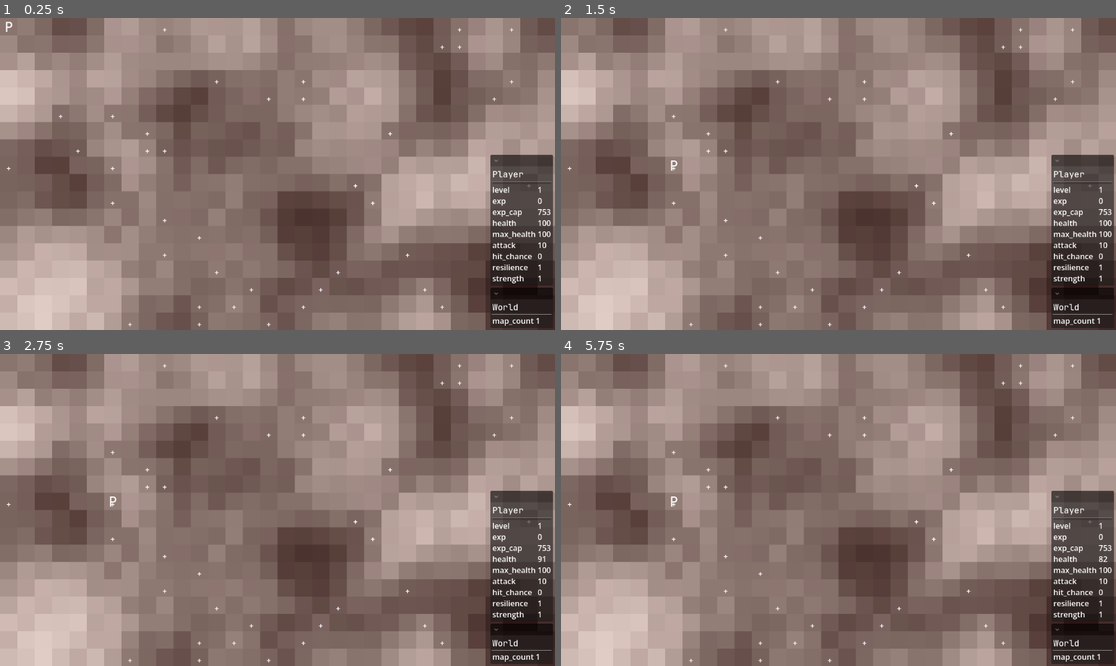
Above: before the commit, frames 1-4 (two rows, left to right).
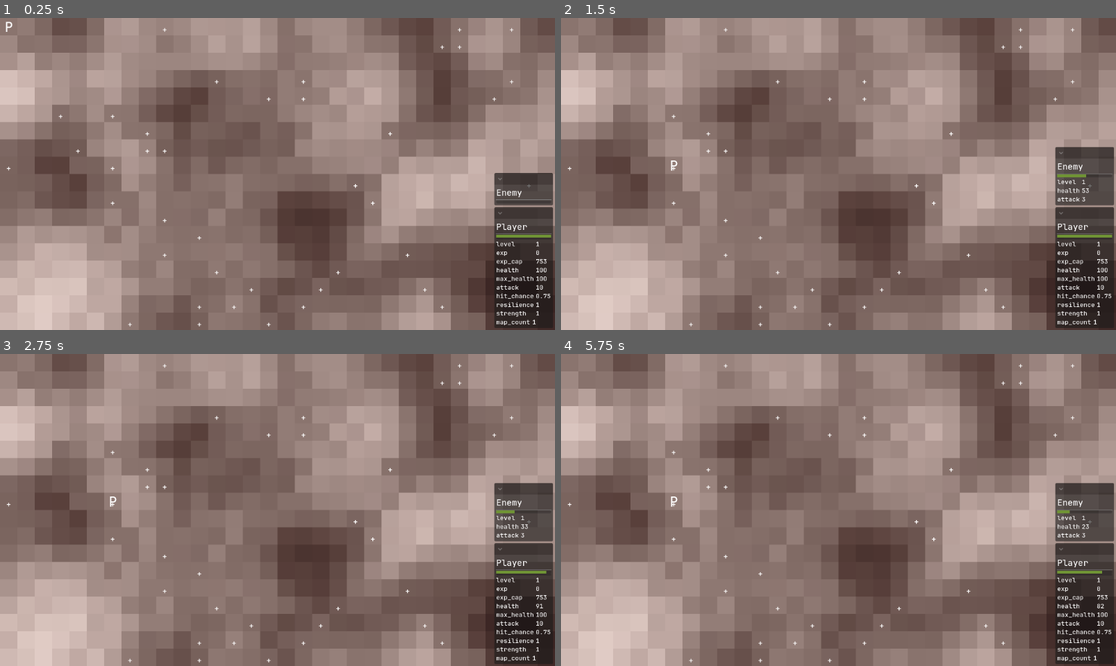
Above: after the commit, the same moments.

Repository: crystalfiction/rpg-simulator
Game: Godot game, scene res://src/controllers/world/world_controller.tscn
Same seed, same stepped clock (60 frames per second), same inputs: the game is played once before the commit and once after it.
Inputs:
- Up to frame 1 (0.25 s): no input
- Up to frame 2 (1.5 s): hold S (world_speed) 0.53-1.28 s; tap S (world_speed) at 1.35 s
- Up to frame 3 (2.75 s): tap Enter at 2 s; hold S (world_speed) from 2.03 s (still down)
- Up to frame 4 (5.75 s): tap Space (world_pause) at 2.75, 4.25 s; release S (world_speed) at 2.78 s; tap S (world_speed) at 2.85, 4.35 s; tap Enter at 3.5, 5 s; hold S (world_speed) 3.53-4.28 s; hold S (world_speed) from 5.03 s (still down)

The runs differ from the first frame. In frame 1, 2.4% of the frame differs, in the area x 88-100%, y 43-100%; in frame 2, 2.2%; in frame 3, 2.1%; in frame 4, 2.1%.

Commit message:
added enemy panel to UI

Diff:
--- a/src/controllers/ui/ui_controller.gd
+++ b/src/controllers/ui/ui_controller.gd
@@ -7,6 +7,9 @@
 @export var world_data_container: GridContainer
 @export var player_data_container: GridContainer
 @export var player_exp_bar: ProgressBar
+@export var player_health_bar: ProgressBar
+@export var enemy_data_container: GridContainer
+@export var enemy_health_bar: ProgressBar
 
 @export var loading_scene: CenterContainer
 
@@ -14,6 +17,8 @@
 var labels = []
 
 
+## updates existing labels in the labels array
+## by directly reading its entity data
 func _update_labels():
 	# label entry: [ entity, key, label ]
 	for l in self.labels:
@@ -31,7 +36,29 @@
 				label.text = str(entity.data.stats[key])
 			elif key == "exp_cap":
 				self.player_exp_bar.max_value = entity.data.stats[key]
+				label.text = str(snapped(entity.data.stats[key], 0))
+			elif key == "health":
+				self.player_health_bar.value = entity.data.stats[key]
+				label.text = str(snapped(entity.data.stats[key], 0))
+			elif key == "max_health":
+				self.player_health_bar.max_value = entity.data.stats[key]
+				label.text = str(snapped(entity.data.stats[key], 0))
+			elif key == "hit_chance":
 				label.text = str(entity.data.stats[key])
+			else:
+				label.text = str(snapped(entity.data.stats[key], 0))
+
+		if entity is Enemy:
+			if key == "health":
+				self.enemy_health_bar.value = entity.data.stats[key]
+				label.text = str(snapped(entity.data.stats[key], 0))
+			elif key == "max_health":
+				self.enemy_health_bar.max_value = entity.data.stats[key]
+				label.text = str(snapped(entity.data.stats[key], 0))
+			elif key == "hit_chance":
+				label.text = str(entity.data.stats[key])
+			elif key == "crit_chance":
+				label.text = str(snapped(entity.data.stats[key], 0.01))
 			else:
 				label.text = str(snapped(entity.data.stats[key], 0))
 
@@ -39,7 +66,80 @@
 			if key == "map_count":
 				label.text = str(entity.data.terrain[key])
 
+## initializes enemy labels in enemy panel
+func _init_enemy_labels():
+	var enemy_controller = self.world.data.controller.enemy_controller
+	var enemies = enemy_controller.enemies
+	# get array of current label objects
+	var label_objs = []
+	for l in self.labels:
+		var obj = l[0]
+		label_objs.append(obj)
 
+	# if enemies array is valid,
+	if !enemies.is_empty() && enemies != null:
+		for e in enemies:
+			# if enemy is valid,
+			if is_instance_valid(e):
+				# if enemy doesn't already have labels,
+				if e not in label_objs:
+					# if enemy dict valid,
+					if "stats" in e.data:
+						# for each enemy,
+						for s in e.data.stats:
+							if s == "level" || s == "health" || s == "attack":
+								var data_key = s
+								var new_key_label = Label.new()
+								new_key_label.name = s
+								new_key_label.text = s
+								new_key_label.label_settings = self.label_settings
+
+								var data = e.data.stats[s]
+								var new_data_label = Label.new()
+								new_data_label.name = s + "_data"
+								new_data_label.text = str(snapped(data, 0))
+								new_data_label.label_settings = self.label_settings
+
+								var new_label_set = [e, data_key, new_data_label]
+								self.labels.append(new_label_set)
+
+								self.enemy_data_container.add_child(new_key_label)
+								self.enemy_data_container.add_child(new_data_label)
+
+			# if enemy is not valid,
+			else:
+				# delete enemy labels
+				for l in self.labels:
+					var obj = l[0]
+					var label = l[2]
+					# if object match and not already queued for deletion,
+					if obj == e && !obj.is_queued_for_deletion():
+						# delete label object
+						label.queue_free()
+						# delete entry from labels array
+						self.labels.erase(l)
+
+	# if enemies array empty,
+	else:
+		# delete invalid labels
+		for l in self.labels:
+			var obj = l[0]
+			var label = l[2]
+			# if object match and not already queued for deletion,
+			if !is_instance_valid(obj):
+				if is_instance_valid(label):
+					# delete label object if still valid
+					label.queue_free()
+				# delete entry from labels array
+				self.labels.erase(l)
+
+			# delete lingering key labels
+			var child_labels = self.enemy_data_container.get_children()
+			for c in child_labels:
+				if !c.is_queued_for_deletion():
+					c.queue_free()
+
+## initializes player data labels in the player data panel
 func _init_player_labels():
 	var player = self.world.data.player
 	if "stats" in player.data:
@@ -48,11 +148,13 @@
 			var new_key_label = Label.new()
 			new_key_label.name = s
 			new_key_label.text = s
+			new_key_label.label_settings = self.label_settings
 
 			var data = player.data.stats[s]
 			var new_data_label = Label.new()
 			new_data_label.name = s + "_data"
 			new_data_label.text = str(snapped(data, 0))
+			new_data_label.label_settings = self.label_settings
 
 			var new_label_set = [player, data_key, new_data_label]
 			self.labels.append(new_label_set)
@@ -60,25 +162,36 @@
 			self.player_data_container.add_child(new_key_label)
 			self.player_data_container.add_child(new_data_label)
 
-
+## initializes world data labels in the world data panel
 func _init_world_labels():
 	var map_count = self.world.data.terrain.map_count
 	var new_key_label = Label.new()
 	new_key_label.text = "map_count"
 	new_key_label.name = "map_count"
+	new_key_label.label_settings = self.label_settings
+
 	var new_data_label = Label.new()
 	new_data_label.name = new_key_label.name + "_data"
 	new_data_label.text = str(map_count)
+	new_data_label.label_settings = self.label_settings
+
 	self.labels.append([ self.world, new_key_label.name, new_data_label])
 	self.world_data_container.add_child(new_key_label)
 	self.world_data_container.add_child(new_data_label)
 
-
 # Called when the node enters the scene tree for the first time.
 func _ready() -> void:
+	# define label settings
+	var new_label_settings = LabelSettings.new()
+	new_label_settings.font = load("res://src/assets/JetBrainsMono-Medium.ttf")
+	new_label_settings.font_size = 13
+	self.label_settings = new_label_settings
+
+	# initialize labels
 	_init_world_labels()
 	_init_player_labels()
 
 # Called every frame. 'delta' is the elapsed time since the previous frame.
 func _process(delta: float) -> void:
+	_init_enemy_labels()
 	_update_labels()
--- a/src/controllers/ui/ui_controller.tscn
+++ b/src/controllers/ui/ui_controller.tscn
@@ -3,7 +3,10 @@
 [ext_resource type="Script" uid="uid://ce6ie113viqdg" path="res://src/controllers/ui/ui_controller.gd" id="1_2yfeh"]
 [ext_resource type="FontFile" uid="uid://dvjb12pu7hof1" path="res://src/assets/JetBrainsMono-Medium.ttf" id="2_1mjrn"]
 
-[node name="UiController" type="Control" unique_id=694900400 node_paths=PackedStringArray("world_data_container", "player_data_container", "player_exp_bar", "enemy_content", "enemy_data_container")]
+[sub_resource type="StyleBoxFlat" id="StyleBoxFlat_1mjrn"]
+bg_color = Color(0.4392157, 0.5803922, 0.20784314, 1)
+
+[node name="UiController" type="Control" unique_id=694900400 node_paths=PackedStringArray("world_data_container", "player_data_container", "player_exp_bar", "player_health_bar", "enemy_data_container", "enemy_health_bar")]
 top_level = true
 layout_mode = 3
 anchors_preset = 15
@@ -12,11 +15,12 @@
 grow_horizontal = 2
 grow_vertical = 2
 script = ExtResource("1_2yfeh")
-world_data_container = NodePath("ScreenMargins/VBoxContainer/WorldContainer/MarginContainer/VBoxContainer2/WorldData")
+world_data_container = NodePath("ScreenMargins/VBoxContainer/PlayerContainer/MarginContainer/VBoxContainer2/WorldData")
 player_data_container = NodePath("ScreenMargins/VBoxContainer/PlayerContainer/MarginContainer/VBoxContainer2/PlayerData")
-player_exp_bar = NodePath("ScreenMargins/VBoxContainer/PlayerContainer/MarginContainer/VBoxContainer2/ProgressBar")
-enemy_content = NodePath("")
-enemy_data_container = NodePath("")
+player_exp_bar = NodePath("ScreenMargins/VBoxContainer/PlayerContainer/MarginContainer/VBoxContainer2/ExpBar")
+player_health_bar = NodePath("ScreenMargins/VBoxContainer/PlayerContainer/MarginContainer/VBoxContainer2/HealthBar")
+enemy_data_container = NodePath("ScreenMargins/VBoxContainer/EnemyContainer/MarginContainer/VBoxContainer2/EnemyData")
+enemy_health_bar = NodePath("ScreenMargins/VBoxContainer/EnemyContainer/MarginContainer/VBoxContainer2/HealthBar")
 
 [node name="ScreenMargins" type="MarginContainer" parent="." unique_id=1299388828]
 layout_mode = 1
@@ -36,6 +40,38 @@
 
 [node name="VBoxContainer" type="VBoxContainer" parent="ScreenMargins" unique_id=1910130805]
 layout_mode = 2
+
+[node name="EnemyContainer" type="FoldableContainer" parent="ScreenMargins/VBoxContainer" unique_id=285824747]
+layout_mode = 2
+focus_mode = 0
+
+[node name="MarginContainer" type="MarginContainer" parent="ScreenMargins/VBoxContainer/EnemyContainer" unique_id=1417466194]
+layout_mode = 2
+
+[node name="VBoxContainer2" type="VBoxContainer" parent="ScreenMargins/VBoxContainer/EnemyContainer/MarginContainer" unique_id=1070531297]
+layout_mode = 2
+theme_override_constants/separation = 0
+
+[node name="Title" type="Label" parent="ScreenMargins/VBoxContainer/EnemyContainer/MarginContainer/VBoxContainer2" unique_id=1413830643]
+layout_mode = 2
+theme_override_fonts/font = ExtResource("2_1mjrn")
+theme_override_font_sizes/font_size = 18
+text = "Enemy"
+
+[node name="HSeparator" type="HSeparator" parent="ScreenMargins/VBoxContainer/EnemyContainer/MarginContainer/VBoxContainer2" unique_id=582106400]
+layout_mode = 2
+theme_override_constants/separation = 4
+
+[node name="HealthBar" type="ProgressBar" parent="ScreenMargins/VBoxContainer/EnemyContainer/MarginContainer/VBoxContainer2" unique_id=942419609]
+custom_minimum_size = Vector2(0, 6)
+layout_mode = 2
+theme_override_styles/fill = SubResource("StyleBoxFlat_1mjrn")
+show_percentage = false
+
+[node name="EnemyData" type="GridContainer" parent="ScreenMargins/VBoxContainer/EnemyContainer/MarginContainer/VBoxContainer2" unique_id=1588473823]
+layout_mode = 2
+theme_override_constants/v_separation = 0
+columns = 2
 
 [node name="PlayerContainer" type="FoldableContainer" parent="ScreenMargins/VBoxContainer" unique_id=1048321919]
 layout_mode = 2
@@ -58,7 +94,13 @@
 layout_mode = 2
 theme_override_constants/separation = 4
 
-[node name="ProgressBar" type="ProgressBar" parent="ScreenMargins/VBoxContainer/PlayerContainer/MarginContainer/VBoxContainer2" unique_id=1855685755]
+[node name="HealthBar" type="ProgressBar" parent="ScreenMargins/VBoxContainer/PlayerContainer/MarginContainer/VBoxContainer2" unique_id=1136681796]
+custom_minimum_size = Vector2(0, 6)
+layout_mode = 2
+theme_override_styles/fill = SubResource("StyleBoxFlat_1mjrn")
+show_percentage = false
+
+[node name="ExpBar" type="ProgressBar" parent="ScreenMargins/VBoxContainer/PlayerContainer/MarginContainer/VBoxContainer2" unique_id=1855685755]
 layout_mode = 2
 show_percentage = false
 
@@ -67,28 +109,7 @@
 theme_override_constants/v_separation = 0
 columns = 2
 
-[node name="WorldContainer" type="FoldableContainer" parent="ScreenMargins/VBoxContainer" unique_id=1742112134]
-layout_mode = 2
-focus_mode = 0
-
-[node name="MarginContainer" type="MarginContainer" parent="ScreenMargins/VBoxContainer/WorldContainer" unique_id=606821382]
-layout_mode = 2
-
-[node name="VBoxContainer2" type="VBoxContainer" parent="ScreenMargins/VBoxContainer/WorldContainer/MarginContainer" unique_id=1211036120]
-layout_mode = 2
-theme_override_constants/separation = 0
-
-[node name="Title" type="Label" parent="ScreenMargins/VBoxContainer/WorldContainer/MarginContainer/VBoxContainer2" unique_id=1858623842]
-layout_mode = 2
-theme_override_fonts/font = ExtResource("2_1mjrn")
-theme_override_font_sizes/font_size = 18
-text = "World"
-
-[node name="HSeparator" type="HSeparator" parent="ScreenMargins/VBoxContainer/WorldContainer/MarginContainer/VBoxContainer2" unique_id=2015001464]
-layout_mode = 2
-theme_override_constants/separation = 4
-
-[node name="WorldData" type="GridContainer" parent="ScreenMargins/VBoxContainer/WorldContainer/MarginContainer/VBoxContainer2" unique_id=1456096322]
+[node name="WorldData" type="GridContainer" parent="ScreenMargins/VBoxContainer/PlayerContainer/MarginContainer/VBoxContainer2" unique_id=1456096322]
 layout_mode = 2
 theme_override_constants/v_separation = 0
 columns = 2
